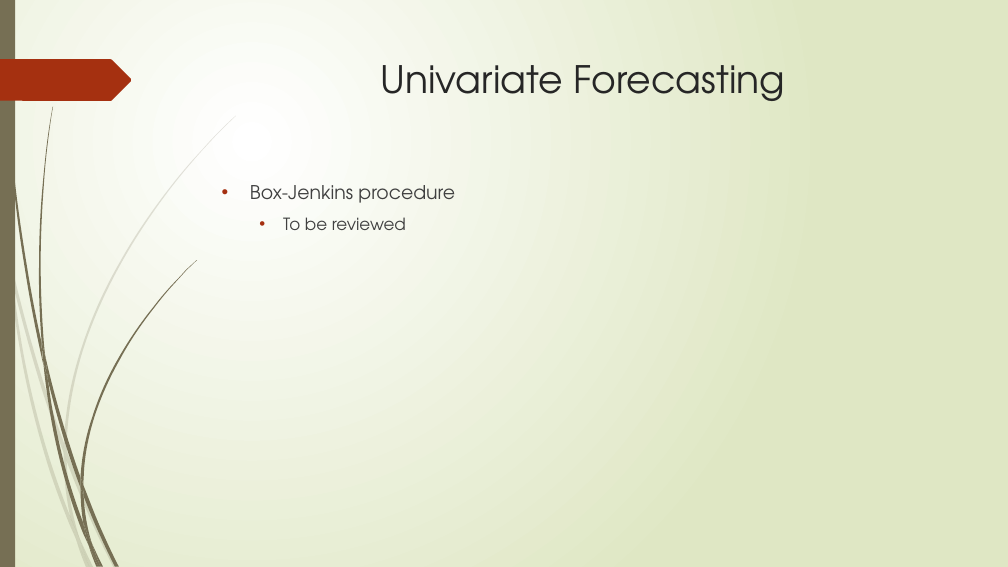
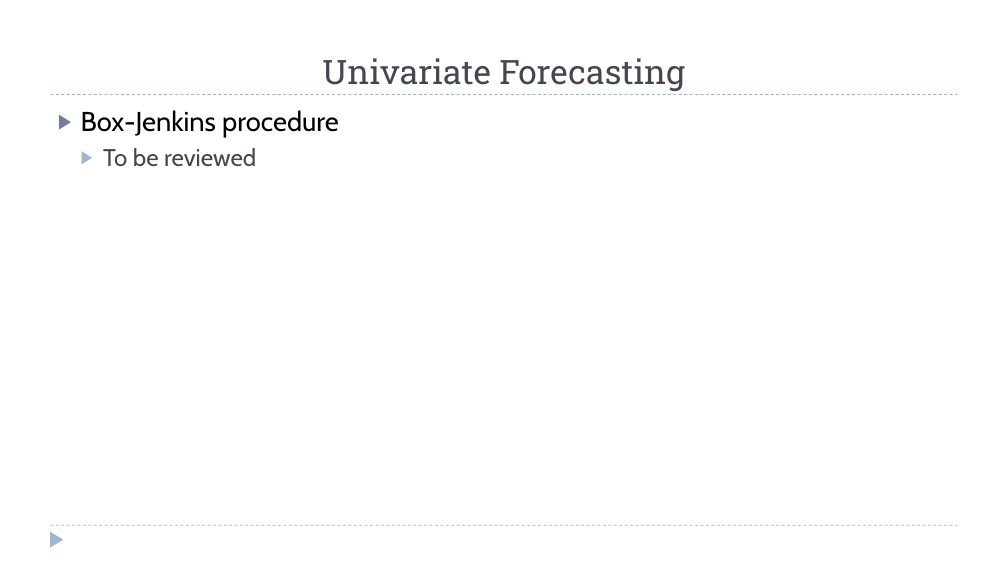
Before and after one commit to zixiaojindao/time-series-survey, a slide deck: slide 16 of slide/tsdm.pptx. Drawn at 1008x567 pixels with LibreOffice and Linux fonts; fonts in the diff are those of the drawing. Boxes give left, top, right and bottom in pixels: in the first picture for what was removed or moved away, otherwise in the second. Text is boxed around its words. In the diff, an @@ line names an element or a change of style, - is before the commit and + after.

```diff
--- a/slide/tsdm.pptx
+++ b/slide/tsdm.pptx
@@ background gradient #FFFFFF to #DFE8C4 to #FFFFFF @@
@@ rectangle removed at bbox=[0, 0, 15, 567] @@
@@ title "Univariate Forecasting": place and size @@
-title "Univariate Forecasting" at bbox=[380, 65, 785, 101]
+title "Univariate Forecasting" at bbox=[322, 58, 685, 91]
@@ title "Univariate Forecasting" at bbox=[322, 58, 685, 91]: size 36 to 32 pt, font TeX Gyre Adventor to Roboto Slab, text colour #262626 to #464653; vertical alignment top to bottom @@
@@ freeform shape removed at bbox=[0, 59, 132, 101] @@
@@ text "Box-Jenkins procedure": place and size @@
-text "Box-Jenkins procedure" at bbox=[250, 185, 455, 230]
+text "Box-Jenkins procedure" at bbox=[81, 110, 339, 166]
@@ text "Box-Jenkins procedure" at bbox=[81, 110, 339, 166]: size 18 to 26 pt, text colour #404040 to #000000 in "Box-Jenkins procedure"; font TeX Gyre Adventor to Cabin; size 16 to 23 pt, text colour #404040 to #464653 in "To be reviewed"; bullet • to ▶; less space between paragraphs; bullet colour #A53010 to #727CA3; bullet colour #A53010 to #9FB8CD @@
@@ line added from (51, 95) to (958, 95), #9FB8CD 0.75 pt dashed @@
@@ triangle added at bbox=[50, 532, 64, 548], fill #9FB8CD @@
@@ line added from (51, 526) to (958, 526), #9FB8CD 0.75 pt dashed @@
@@ group removed at bbox=[0, 116, 236, 567]: 10 freeform shapes @@
@@ group removed at bbox=[2, 0, 197, 567]: 12 freeform shapes @@
```
Also in this commit, not shown: 42 other slides changed, 7 slides added, 13 slides removed, 4 other files.
